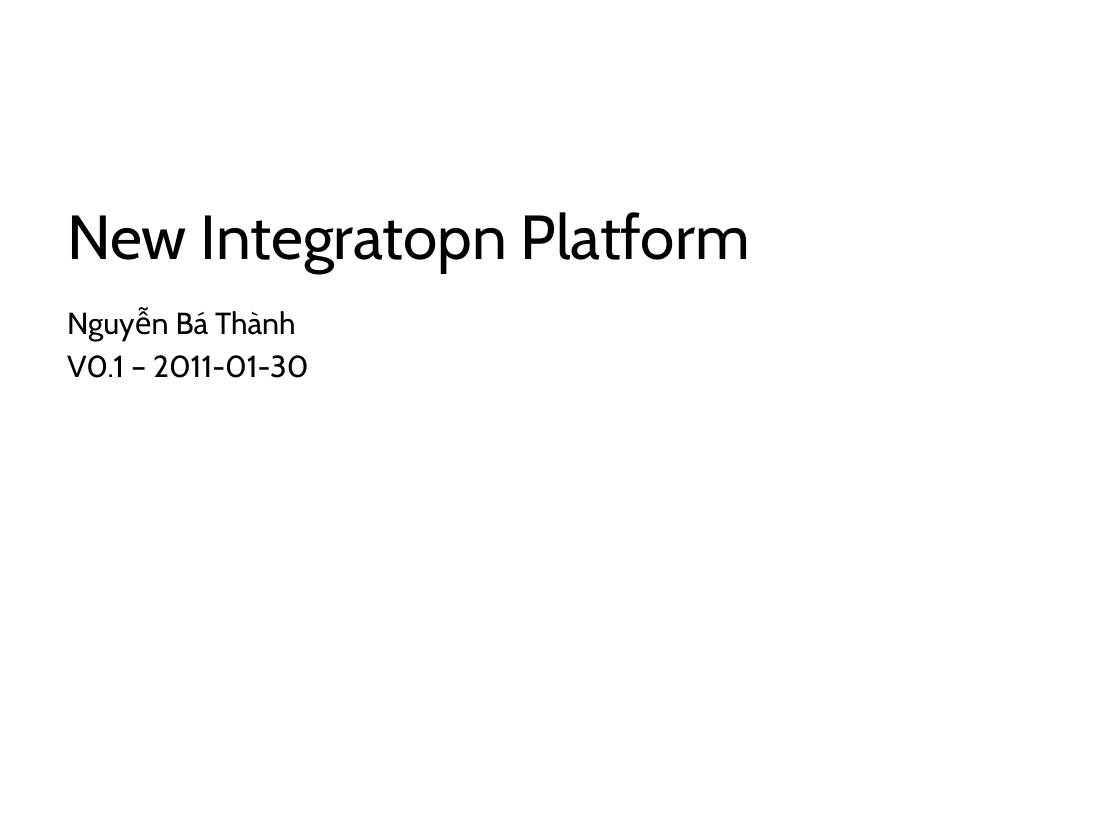
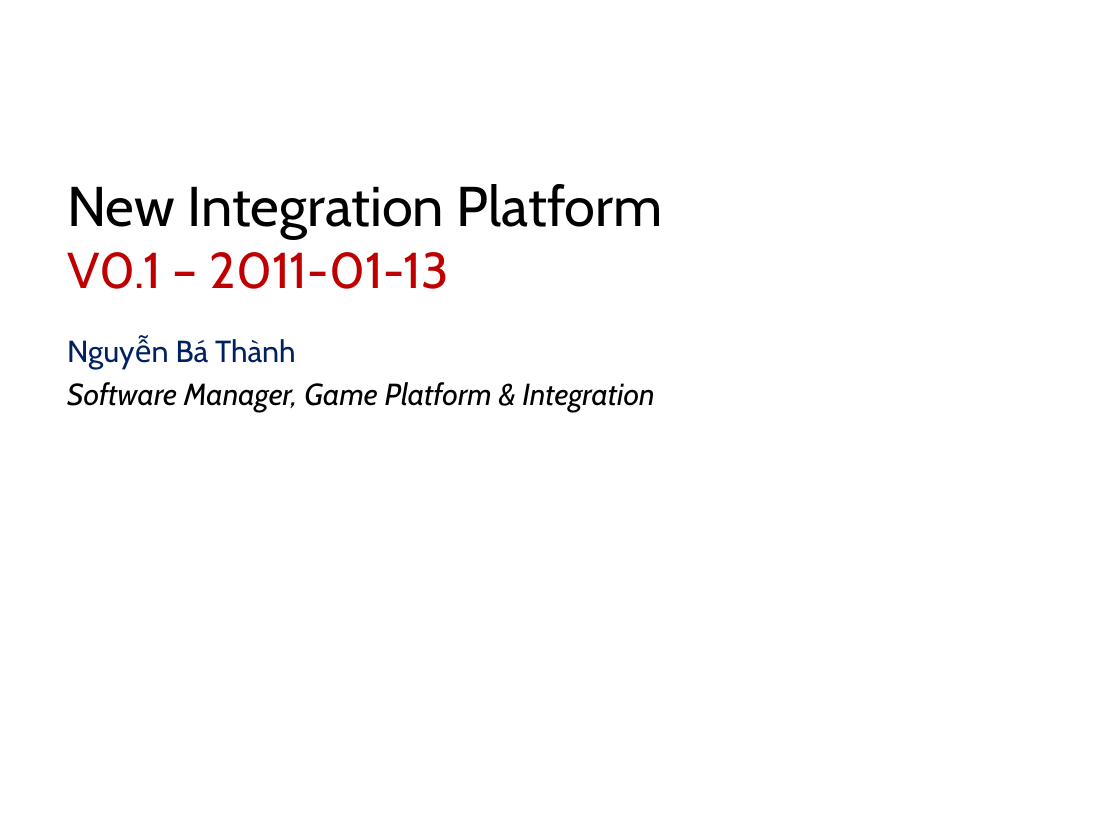
Before and after one commit to btnguyen2k/btnguyen2k-personal, a slide deck: slide 1 of vng-ip/NewIP/docs/Design/NewIP.pptx. Drawn at 1120x840 pixels with LibreOffice and Linux fonts; fonts in the diff are those of the drawing; background and template pictures are left out. Boxes give left, top, right and bottom in pixels: in the first picture for what was removed or moved away, otherwise in the second. Text is boxed around its words. In the diff, an @@ line names an element or a change of style, - is before the commit and + after.

```diff
--- a/vng-ip/NewIP/docs/Design/NewIP.pptx
+++ b/vng-ip/NewIP/docs/Design/NewIP.pptx
@@ title at box(67, 184, 663, 289): text changed; size 40 to 36 pt @@
-New Integratopn Platform
+New Integration Platform
+V0.1 – 2011-01-13
@@ subtitle "Nguyễn Bá Thành": place and size @@
-subtitle "Nguyễn Bá Thành" at box(67, 311, 309, 378)
+subtitle "Nguyễn Bá Thành" at box(67, 339, 654, 412)
@@ subtitle at box(176, 339, 296, 363): text colour #000000 to #002060 in "Nguyễn Bá Thành" @@
@@ subtitle at box(67, 382, 654, 412): text changed; italic on @@
-V0.1 – 2011-01-30
+Software Manager, Game Platform & Integration
```
Also in this commit, not shown: 1 other slide changed, 11 slides added, 3 other files.
